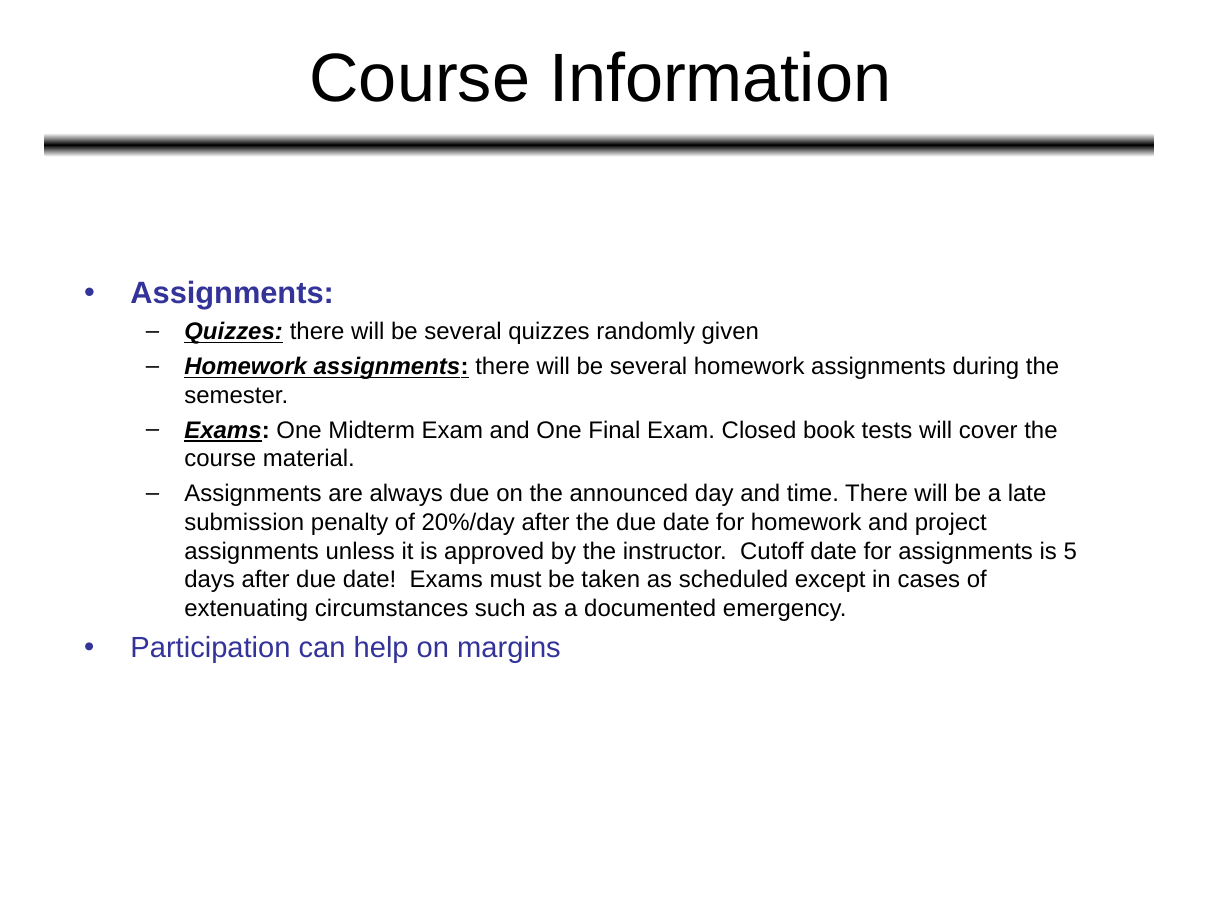
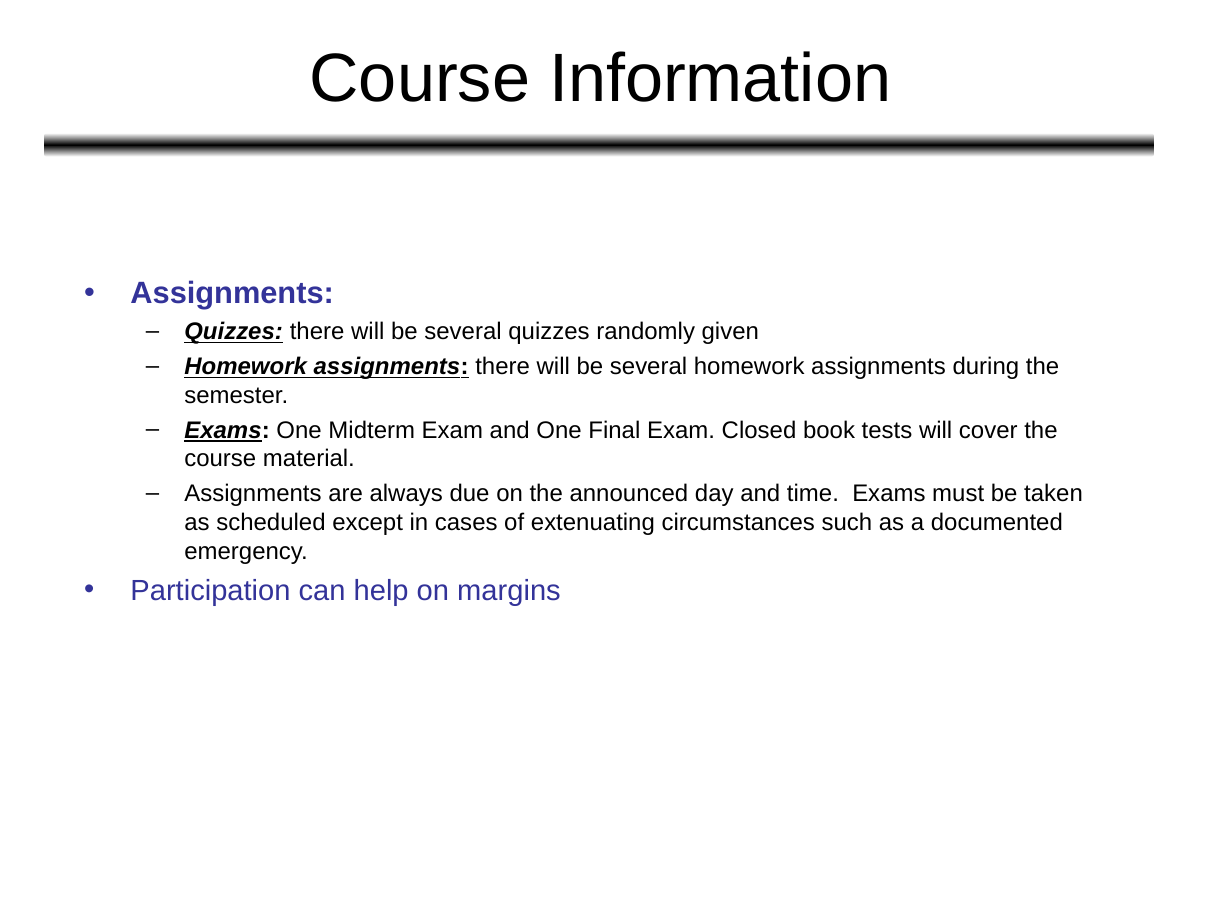
Before and after one commit to HatimAlsuwat/HatimAlsuwat.github.io, a slide deck: slide 4 of algorithms/Lecture 1.ppt. Drawn at 1232x924 pixels with LibreOffice and Linux fonts; fonts in the diff are those of the drawing. Boxes give left, top, right and bottom in pixels: in the first picture for what was removed or moved away, otherwise in the second. Text is boxed around its words. In the diff, an @@ line names an element or a change of style, - is before the commit and + after.

```diff
--- a/algorithms/Lecture 1.ppt
+++ b/algorithms/Lecture 1.ppt
@@ text at (184, 483, 1083, 564): text changed @@
-  – Assignments are always due on the announced day and time. There will be a late submission penalty of 20%/day after the due date for homework and project assignments unless it is approved by the instructor. Cutoff date for assignments is 5 days after due date! Exams must be taken as scheduled except in cases of extenuating circumstances such as a documented emergency.
+  – Assignments are always due on the announced day and time. Exams must be taken as scheduled except in cases of extenuating circumstances such as a documented emergency.
```
Also in this commit, not shown: 2 other slides changed, 2 other files.
